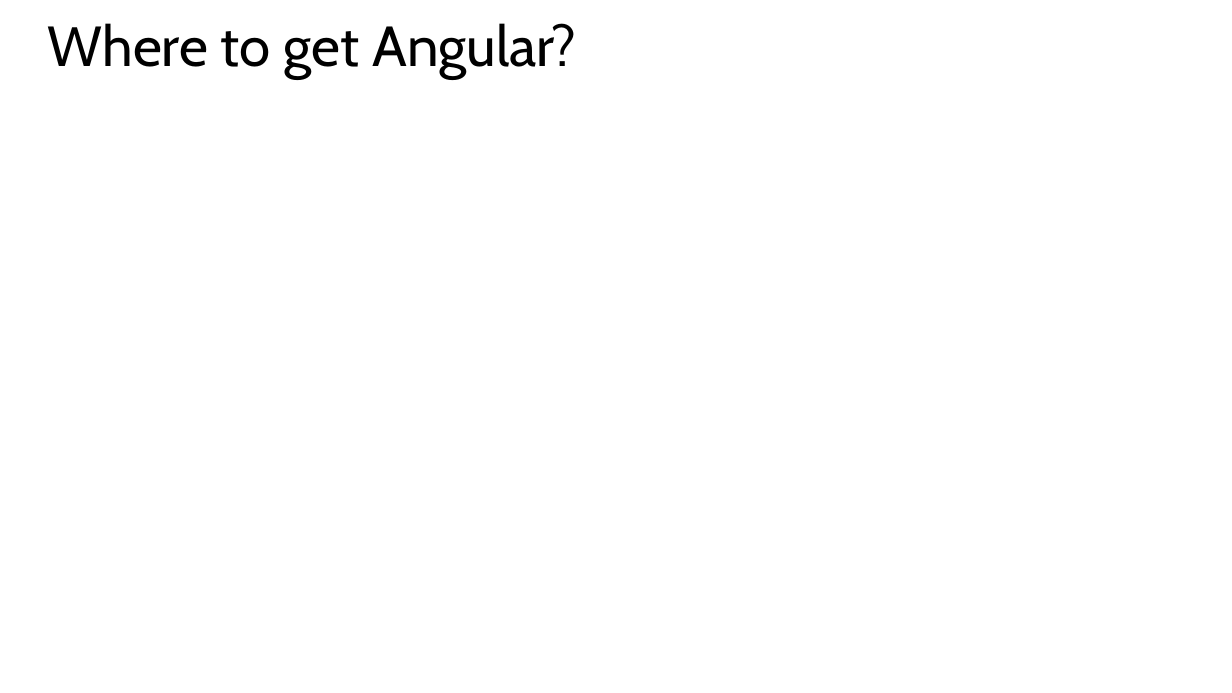
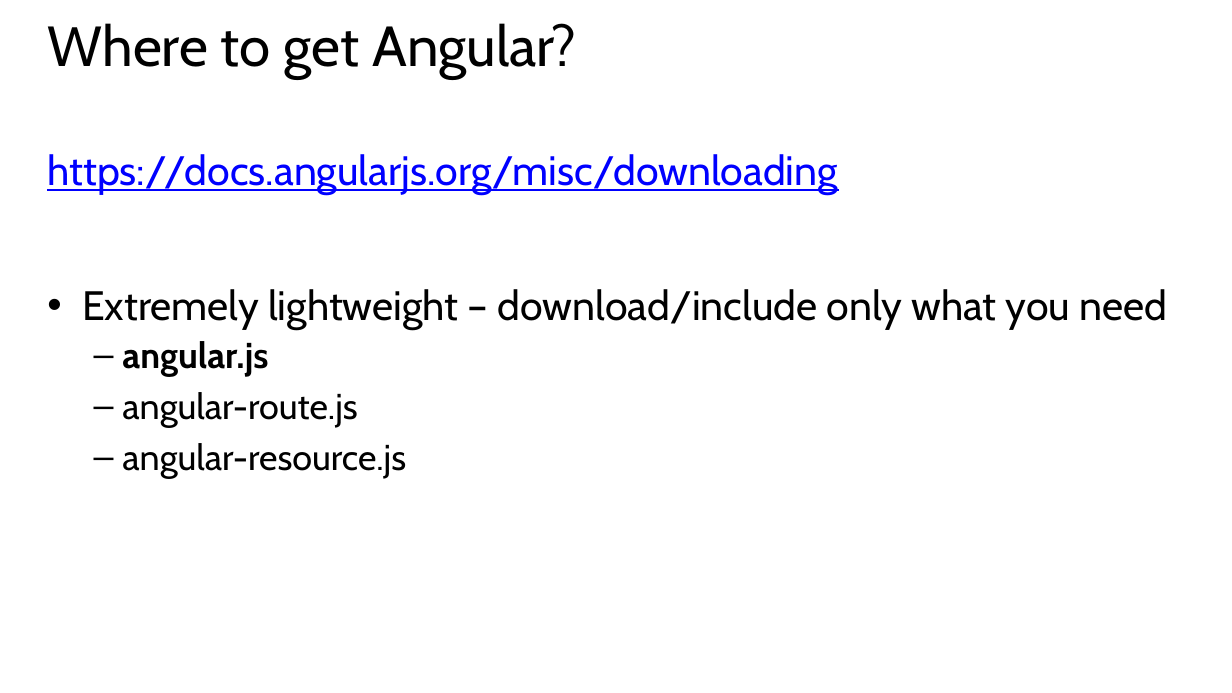
Before and after one commit to hwz/chirp, a slide deck: slide 11 of slides/module1.pptx. Drawn at 1232x693 pixels with LibreOffice and Linux fonts; fonts in the diff are those of the drawing. Boxes give left, top, right and bottom in pixels: in the first picture for what was removed or moved away, otherwise in the second. Text is boxed around its words. In the diff, an @@ line names an element or a change of style, - is before the commit and + after.

```diff
--- a/slides/module1.pptx
+++ b/slides/module1.pptx
@@ text added at [47, 154, 1168, 478], 32 pt, text #000000 @@
+https://docs.angularjs.org/misc/downloading
+• Extremely lightweight – download/include only what you need
+  – angular.js
+  – angular-route.js
+  – angular-resource.js
```
Also in this commit, not shown: 1 other file.
